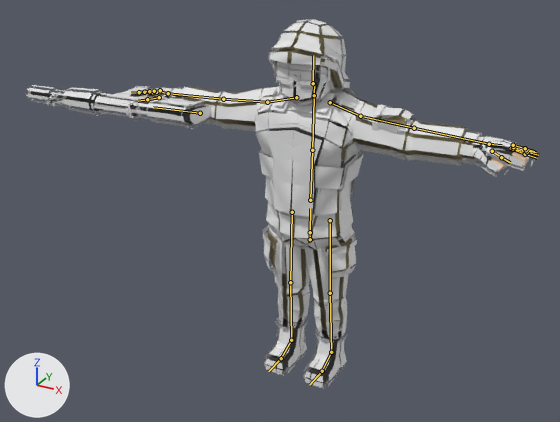
Two versions of the Blender file resources/3d/low_poly_soldier.blend, one commit apart.
Before and after are seen from a camera (50 mm lens) standing at (1.58, -3.19, 2.46) and looking at (-0.15, -0.05, 0.9). Every picture has the same lights, and +X, +Y and +Z are marked at lower left. The picture after the commit comes second. The bones that bend it are drawn over the model as lines.

The first picture shows 'M4', 'M4_Mag', 'Soldier_Characters_For_Andrewlambert', 'Soldier_Material_001', 'Soldier_Material_002', 'Soldier_Material_003', 'Soldier_Material_004'.
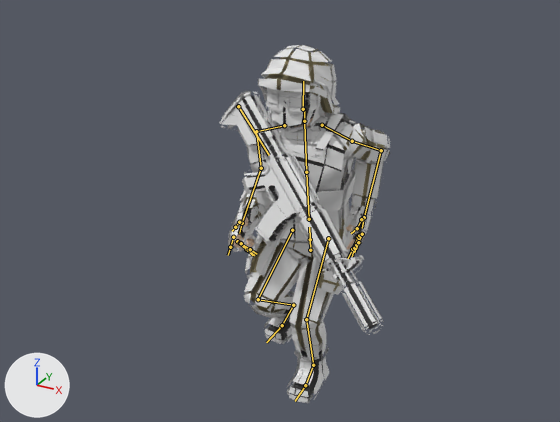
The newer file adds an action. The first version stands in its rest pose; the second is drawn at frame 2 of the action 'Run_Unarmed'.

Boxes (x1, y1, x2, y2) around the edits, measured in the pictures (560 x 422 px):
'Soldier_Material_003', posed (48% narrower)
    before: (177, 19, 471, 279)
    after: (239, 45, 390, 294)
'Soldier_Material_001', posed (61% narrower)
    before: (145, 55, 518, 388)
    after: (229, 81, 373, 403)
'Soldier_Material_002', posed (55% narrower)
    before: (169, 44, 482, 340)
    after: (238, 71, 378, 361)
'M4', posed (11% narrower, 444% taller)
    before: (26, 85, 211, 129)
    after: (219, 91, 384, 335)
'Soldier_Material_004', posed
    before: (259, 51, 363, 363)
    after: (255, 78, 356, 378)
'Soldier_Characters_For_Andrewlambert', posed (66% narrower, 36% taller)
    before: (135, 36, 535, 177)
    after: (228, 62, 365, 254)
'M4_Mag', posed
    before: (121, 86, 156, 101)
    after: (255, 199, 296, 246)
bone 'hips_01', root to tip
    before: (310, 232) to (310, 208)
    after: (310, 250) to (309, 227)
bone 'upleg.L_02', root to tip
    before: (330, 220) to (330, 293)
    after: (328, 238) to (306, 319)
bone 'leg.L_03', root to tip
    before: (330, 293) to (331, 352)
    after: (306, 319) to (313, 365)
bone 'foot.L_04', root to tip
    before: (331, 352) to (322, 371)
    after: (313, 365) to (305, 385)
bone 'spine_06', root to tip
    before: (310, 200) to (312, 150)
    after: (309, 219) to (306, 172)
bone 'chest_07', root to tip
    before: (312, 150) to (314, 97)
    after: (306, 172) to (304, 122)
bone 'neck_08', root to tip
    before: (314, 95) to (314, 82)
    after: (304, 121) to (304, 108)
bone 'shoulder.L_010', root to tip
    before: (330, 102) to (360, 116)
    after: (322, 125) to (352, 141)
bone 'arm.L_011', root to tip
    before: (360, 116) to (414, 128)
    after: (352, 141) to (381, 150)
bone 'forearm.L_012', root to tip
    before: (414, 128) to (489, 144)
    after: (381, 150) to (364, 217)
bone 'hand.L_013', root to tip
    before: (489, 144) to (502, 145)
    after: (364, 217) to (362, 228)
bone 'thumb.L_014', root to tip
    before: (492, 151) to (501, 157)
    after: (361, 219) to (357, 228)
bone 'thumb_end.L_015', root to tip
    before: (501, 157) to (510, 162)
    after: (357, 228) to (351, 233)
bone 'shoulder.R_024', root to tip
    before: (296, 97) to (267, 102)
    after: (284, 125) to (256, 131)
bone 'arm.R_025', root to tip
    before: (267, 102) to (223, 99)
    after: (256, 131) to (261, 168)
bone 'forearm.R_026', root to tip
    before: (223, 99) to (168, 93)
    after: (261, 168) to (242, 223)
bone 'hand.R_027', root to tip
    before: (168, 93) to (161, 92)
    after: (242, 223) to (239, 233)
bone 'middle.R_032', root to tip
    before: (152, 92) to (144, 92)
    after: (237, 241) to (246, 249)
bone 'ring.R_034', root to tip
    before: (156, 92) to (149, 91)
    after: (240, 243) to (248, 250)
bone 'pinky.R_036', root to tip
    before: (160, 90) to (154, 91)
    after: (241, 243) to (250, 249)
bone 'upleg.R_038', root to tip
    before: (292, 212) to (290, 282)
    after: (292, 230) to (258, 299)
bone 'leg.R_039', root to tip
    before: (290, 282) to (291, 340)
    after: (258, 299) to (293, 305)
bone 'foot.R_040', root to tip
    before: (291, 340) to (281, 358)
    after: (293, 305) to (282, 325)
bone 'rifle', root to tip
    before: (200, 113) to (153, 107)
    after: (238, 106) to (269, 155)

What the commit changed:
Bone 'hips_01' (bone_hips_01) moves from (0.0, 0.0, 0.0) to (0.004, -0.098, 0.0).
Bone 'hips_01' (bone_hips_01) turns from (0, 0, 0) to (4, -6, 2) degrees about its own x, y and z.
Bone 'upleg.L_02' (bone_upleg_l_02) turns from (0, 0, 0) to (40, -9, -6) degrees about its own x, y and z.
Bone 'leg.L_03' (bone_leg_l_03) turns from (0, 0, 0) to (-51, 0, 1) degrees about its own x, y and z.
Bone 'foot.L_04' (bone_foot_l_04) turns from (0, 0, 0) to (16, 1, 4) degrees about its own x, y and z.
Bone 'spine_06' (bone_spine_06) turns from (0, 0, 0) to (5, 24, 0) degrees about its own x, y and z.
Bone 'chest_07' (bone_chest_07) turns from (0, 0, 0) to (0, 5, -1) degrees about its own x, y and z.
Bone 'neck_08' (bone_neck_08) turns from (0, 0, 0) to (-8, -24, 1) degrees about its own x, y and z.
Bone 'shoulder.L_010' (bone_shoulder_l_010) turns from (0, 0, 0) to (5, -2, 25) degrees about its own x, y and z.
Bone 'arm.L_011' (bone_arm_l_011) turns from (0, 0, 0) to (66, 67, -8) degrees about its own x, y and z.
Bone 'forearm.L_012' (bone_forearm_l_012) turns from (0, 0, 0) to (2, -3, 83) degrees about its own x, y and z.
Bone 'hand.L_013' (bone_hand_l_013) turns from (0, 0, 0) to (5, -13, 0) degrees about its own x, y and z.
Bone 'thumb.L_014' (bone_thumb_l_014) moves from (0.0, 0.0, 0.0) to (0.005, -0.028, -0.008).
Bone 'thumb.L_014' (bone_thumb_l_014) turns from (0, 0, 0) to (-14, 42, 2) degrees about its own x, y and z.
Bone 'thumb_end.L_015' (bone_thumb_end_l_015) turns from (0, 0, 0) to (22, -6, 3) degrees about its own x, y and z.
Bone 'shoulder.R_024' (bone_shoulder_r_024) turns from (0, 0, 0) to (5, 14, 21) degrees about its own x, y and z.
Bone 'arm.R_025' (bone_arm_r_025) turns from (0, 0, 0) to (76, -30, -7) degrees about its own x, y and z.
Bone 'forearm.R_026' (bone_forearm_r_026) turns from (0, 0, 0) to (2, 3, -83) degrees about its own x, y and z.
Bone 'hand.R_027' (bone_hand_r_027) turns from (0, 0, 0) to (5, 15, 0) degrees about its own x, y and z.
Bone 'middle.R_032' (bone_middle_r_032) moves from (0.0, 0.0, 0.0) to (-0.002, 0.005, 0.004).
Bone 'middle.R_032' (bone_middle_r_032) turns from (0, 0, 0) to (45, -1, 31) degrees about its own x, y and z.
Bone 'ring.R_034' (bone_ring_r_034) turns from (0, 0, 0) to (44, -4, 30) degrees about its own x, y and z.
Bone 'pinky.R_036' (bone_pinky_r_036) moves from (0.0, 0.0, 0.0) to (0.001, -0.006, -0.003).
Bone 'pinky.R_036' (bone_pinky_r_036) turns from (0, 0, 0) to (45, -5, 29) degrees about its own x, y and z.
Bone 'upleg.R_038' (bone_upleg_r_038) turns from (0, 0, 0) to (59, -2, 1) degrees about its own x, y and z.
Bone 'leg.R_039' (bone_leg_r_039) turns from (0, 0, 0) to (-110, 0, -1) degrees about its own x, y and z.
Bone 'foot.R_040' (bone_foot_r_040) turns from (0, 0, 0) to (42, 2, -4) degrees about its own x, y and z.
Bone 'rifle' (bone_rifle) moves from (0.0, 0.0, 0.0) to (-0.067, -0.266, -0.043).
Bone 'rifle' (bone_rifle) turns from (0, 0, 0) to (-114, -70, -24) degrees about its own x, y and z.
